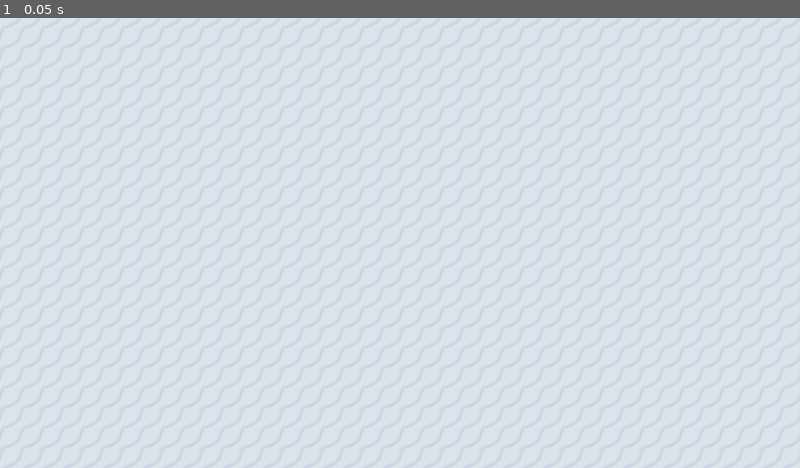
Above: before the commit, frame 1.
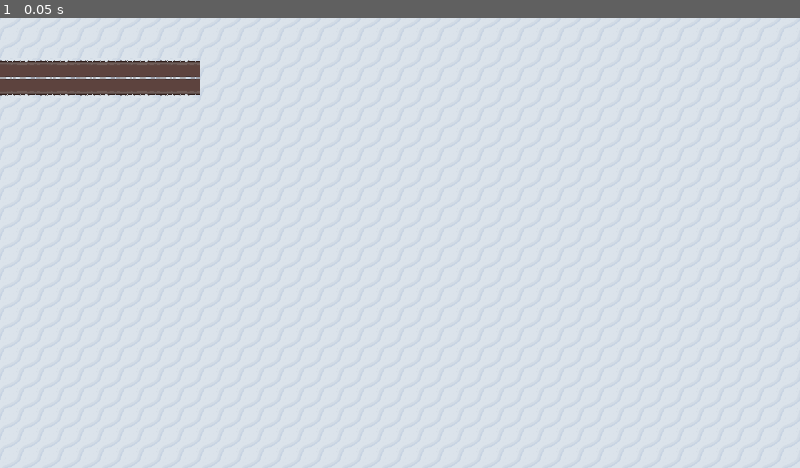
Above: after the commit, the same moment.

Repository: LeopardMerkava/Orbital-Project
Game: Godot game, scene res://src/MapBeta.tscn
The game is run twice, just before and just after one commit, with the same random seed, the same clock (stepped at 60 frames per second) and the same inputs. The project has no main scene, so this scene is started directly.
Inputs:
- Up to frame 1 (0.05 s): no input

The runs differ from the first frame. In frame 1, 1.9% of the frame differs, in the area x 0-25%, y 9-18%.

Commit message:
Snow Path v1
Straight Path

Diff:
--- a/src/Enemies/Grunt.tscn
+++ b/src/Enemies/Grunt.tscn
@@ -18,6 +18,7 @@
 [node name="Grunt" type="PathFollow2D" groups=[
 "Enemies",
 ]]
+scale = Vector2( 0.75, 0.75 )
 loop = false
 script = ExtResource( 2 )
 
--- a/src/MapBeta.tscn
+++ b/src/MapBeta.tscn
@@ -1,7 +1,7 @@
-[gd_scene load_steps=3 format=2]
+[gd_scene load_steps=5 format=2]
 
 [ext_resource path="res://Assets/Images/MapTiles/SnowSlate2.png" type="Texture" id=1]
-
+[ext_resource path="res://Assets/Images/MapTiles/SnowStraightRoad.png" type="Texture" id=2]
 
 [sub_resource type="TileSet" id=1]
 0/name = "SnowSlate2.png 0"
@@ -19,6 +19,22 @@
 0/shapes = [  ]
 0/z_index = 0
 
+[sub_resource type="TileSet" id=2]
+0/name = "SnowStraightRoad.png 0"
+0/texture = ExtResource( 2 )
+0/tex_offset = Vector2( 0, 0 )
+0/modulate = Color( 1, 1, 1, 1 )
+0/region = Rect2( 0, 0, 64, 64 )
+0/tile_mode = 0
+0/occluder_offset = Vector2( 0, 0 )
+0/navigation_offset = Vector2( 0, 0 )
+0/shape_offset = Vector2( 0, 0 )
+0/shape_transform = Transform2D( 1, 0, 0, 1, 0, 0 )
+0/shape_one_way = false
+0/shape_one_way_margin = 0.0
+0/shapes = [  ]
+0/z_index = 0
+
 [node name="Map" type="Node2D"]
 
 [node name="Background" type="TileMap" parent="."]
@@ -26,3 +42,8 @@
 cell_size = Vector2( 32, 32 )
 format = 1
 tile_data = PoolIntArray( 0, 0, 0, 1, 0, 0, 2, 0, 0, 3, 0, 0, 4, 0, 0, 5, 0, 0, 6, 0, 0, 7, 0, 0, 8, 0, 0, 9, 0, 0, 10, …(17699 unchanged characters)…
+
+[node name="Path" type="TileMap" parent="."]
+tile_set = SubResource( 2 )
+format = 1
+tile_data = PoolIntArray( 65536, 0, 0, 65537, 0, 0, 65538, 0, 0, 65539, 0, 0, 65540, 0, 0 )
Binary file added: Assets/Images/MapTiles/SnowStraightRoad.aseprite
Binary file added: Assets/Images/MapTiles/SnowStraightRoad.png
Not shown, added: Assets/Images/MapTiles/SnowStraightRoad.png.import
